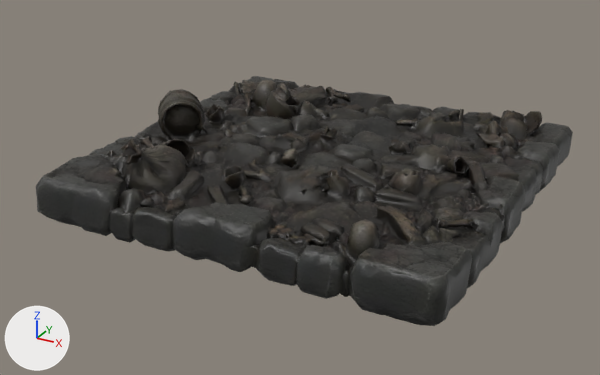
Two versions of the FBX model Assets/Art/Prefabs/Floors/Floor_pit.fbx, one commit apart.
Camera for both pictures: a camera (50 mm lens) standing at (2.72, -5.28, 2.45) and looking at (-0.09, -0.19, -0.1). Arrows for +X, +Y and +Z are at lower left; the lights stay in place. The older version comes first. Where no turn or scale is listed for an object, it has been applied to the vertices. Vertices at exactly the same position are counted once.

In view in the first picture: 'Floor_pit'.
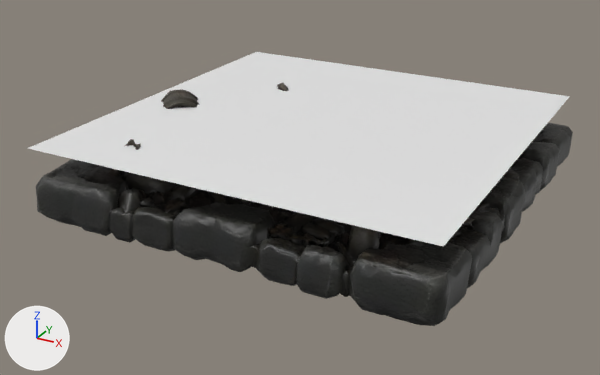
Pixel boxes (x1, y1, x2, y2) of what changed, in the pictures (600 x 375 px):
'Floor_pit', reshaped
    before: (36, 76, 573, 326)
    after: (28, 52, 573, 326)
part 1 of me_tripo_mesh_76aeed42_a78b_4efc_8e00_3d519b0faff6, added
    after: (28, 52, 570, 247)

Patch to the scene script:
```diff
--- a/Assets/Art/Prefabs/Floors/Floor_pit.fbx.py
+++ b/Assets/Art/Prefabs/Floors/Floor_pit.fbx.py
@@ mat_water_material @@
+mat_water_material = principled_material('Water_Material')
+mat_water_material.base_color = (0.8, 0.8, 0.8)  # white #e7e7e7
@@ me_tripo_mesh_76aeed42_a78b_4efc_8e00_3d519b0faff6 @@
 # used by ob_floor_pit; location = (0.0, 0.0, 0.0)
 # verts and faces of me_tripo_mesh_76aeed42_a78b_4efc_8e00_3d519b0faff6; kept vertices keep their numbers, new ones are numbered from 9785
-me_tripo_mesh_76aeed42_a78b_4efc_8e00_3d519b0faff6.from_pydata(...)  # 9785 vertices, 19786 faces; spans x -1.55..1.57, y -1.57..1.58, z -0.13..0.49
+me_tripo_mesh_76aeed42_a78b_4efc_8e00_3d519b0faff6.from_pydata(...)  # 9789 vertices, 19787 faces; spans x -1.55..1.57, y -1.57..1.58, z -0.13..0.49
+# me_tripo_mesh_76aeed42_a78b_4efc_8e00_3d519b0faff6 part 1
+verts[9785] = (-1.5, -1.5, 0.4)  # pixel (27, 148)
+verts[9786] = (1.5, -1.5, 0.4)  # pixel (443, 246)
+verts[9787] = (-1.5, 1.5, 0.4)  # pixel (256, 51)
+verts[9788] = (1.5, 1.5, 0.4)  # pixel (569, 96)
+faces += [(9785, 9786, 9788, 9787)]  # mat_water_material (white #e7e7e7)
 me_tripo_mesh_76aeed42_a78b_4efc_8e00_3d519b0faff6.materials.append(mat_floor_pit_material)
+me_tripo_mesh_76aeed42_a78b_4efc_8e00_3d519b0faff6.materials.append(mat_water_material)  # white #e7e7e7
```
